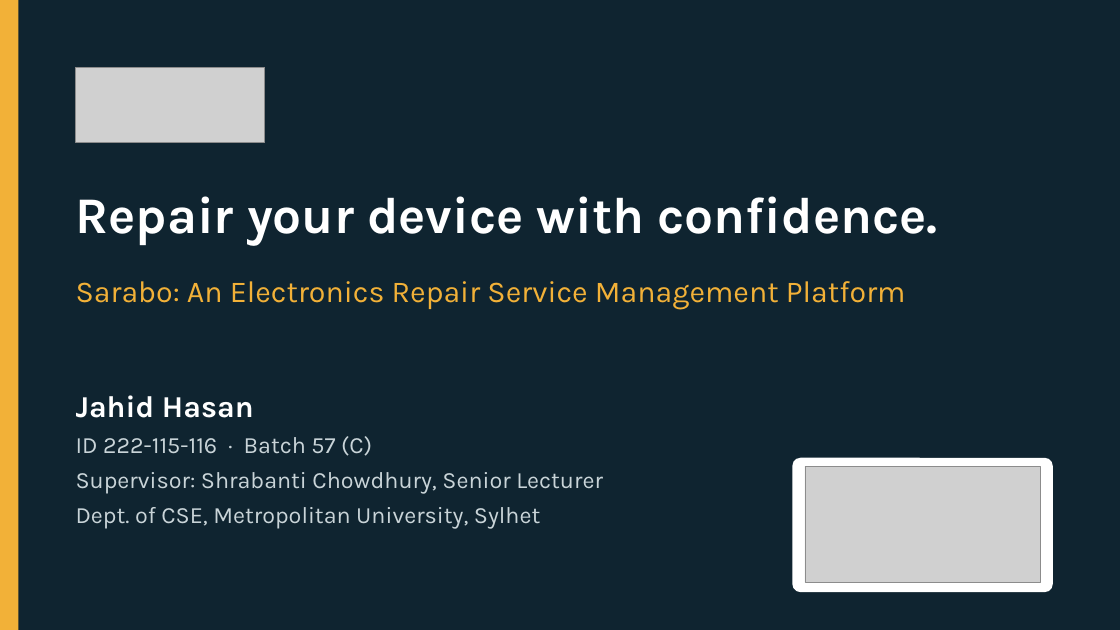
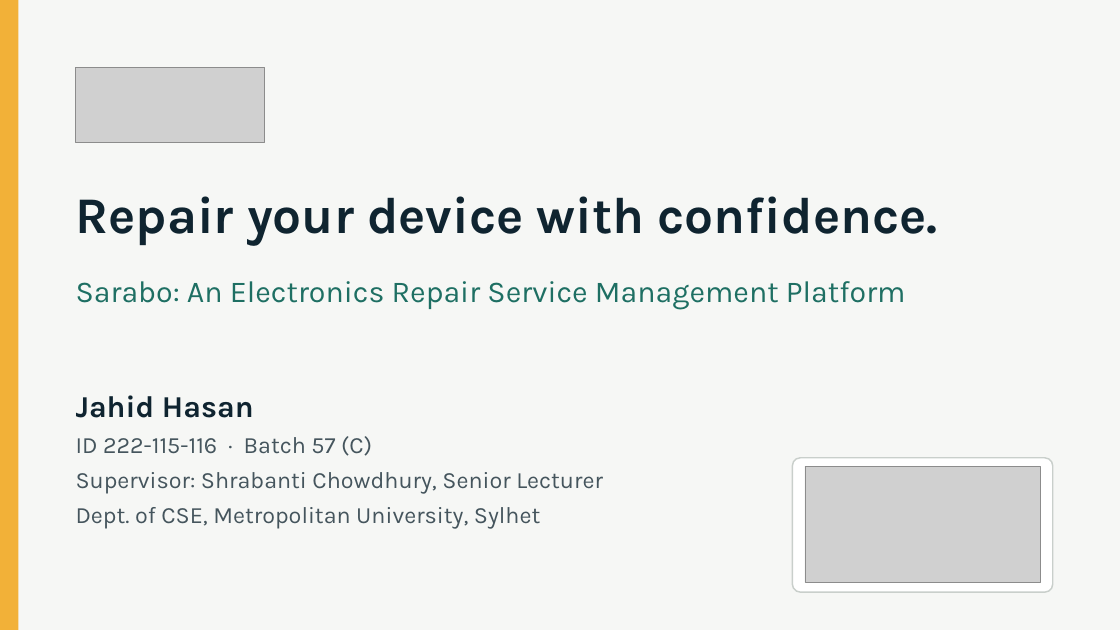
Before and after one commit to jahidjubaer/sarabo-doc, a slide deck: slide 1 of presentation/Sarabo_Presentation.pptx. Drawn at 1120x630 pixels with LibreOffice and Linux fonts; fonts in the diff are those of the drawing; grey boxes stand for pictures. Boxes give left, top, right and bottom in pixels: in the first picture for what was removed or moved away, otherwise in the second. Text is boxed around its words. In the diff, an @@ line names an element or a change of style, - is before the commit and + after.

Commit message:
docs: API call section in viva Q&A; light title slide, footer text removed, separate thank-you slide

```diff
--- a/presentation/Sarabo_Presentation.pptx
+++ b/presentation/Sarabo_Presentation.pptx
@@ background #0F2430 to #F6F7F5 @@
@@ text "Repair your device with confidence." at (76,196,938,246): text colour #FFFFFF to #0F2430 @@
@@ text "Sarabo: An Electronics Repair Service ..." at (76,281,906,310): text colour #F2B138 to #1E6F63 @@
@@ text "Jahid Hasan" at (76,395,603,529): text colour #FFFFFF to #0F2430 in "Jahid Hasan"; text colour #C9D4D8 to #45555D @@
@@ rounded rectangle at (792,458,1053,592): outline none to #C9CFCB 1.25 pt @@
```
Also in this commit, not shown: 9 other slides changed, 1 slide added, 5 other files.
